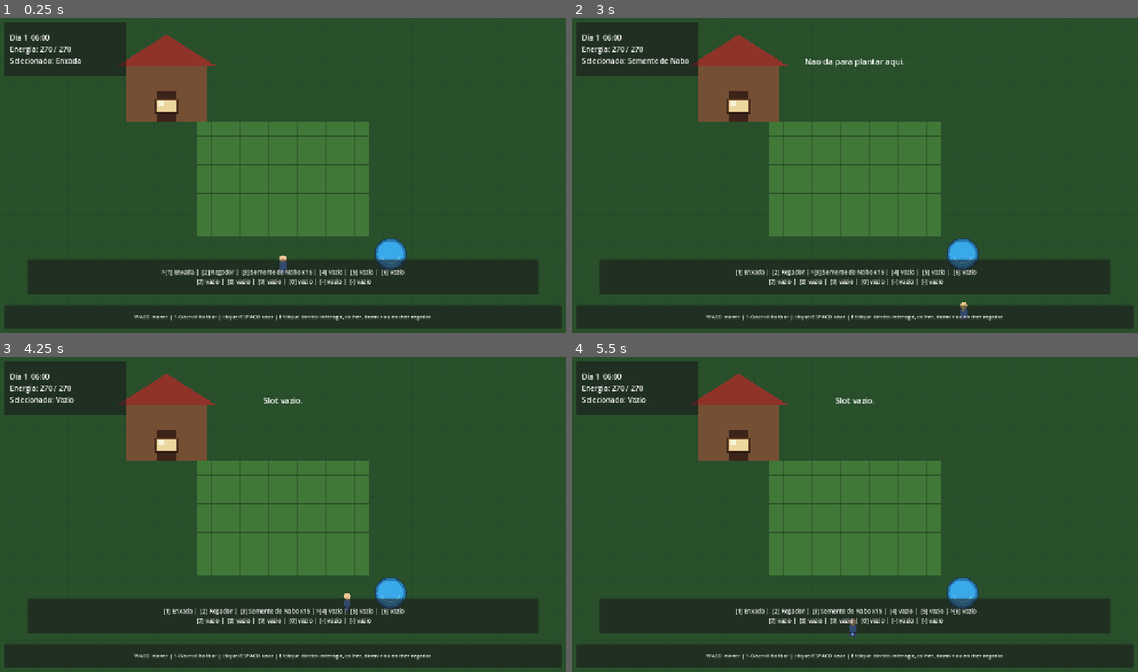
Above: before the commit, frames 1-4 (two rows, left to right).
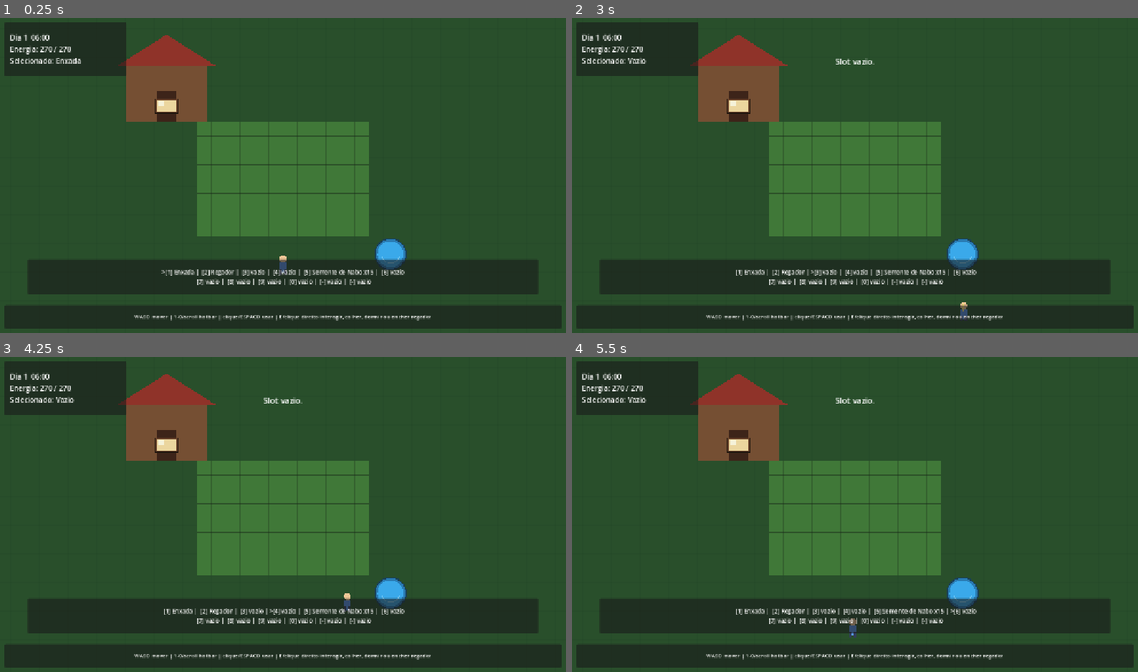
Above: after the commit, the same moments.

Repository: HelioConde/GameSlime
Game: Godot game, scene res://scenes/world/main.tscn
Two runs of this game, one before a commit and one after it. Both use one fixed random seed, a clock stepped at 60 frames per second and the inputs below.
Inputs (mouse positions are in pixels of both pictures, inside the frame that each line leads up to):
- Up to frame 1 (0.25 s): no input
- Up to frame 2 (3 s): tap Enter at 0.5 s; move the mouse to (979, 159) at 0.52 s; hold D 0.53-1.28 s; tap E at 0.6 s; click (979, 159) at 0.67 s; tap Space at 0.77, 1.52, 2.75 s; move the mouse to (741, 191) at 1.27 s; hold S 1.28-2.03 s; tap 1 at 1.35 s; move the mouse to (911, 106) at 2.02 s; hold D 2.03-2.78 s; tap 2 at 2.1 s; move the mouse to (826, 238) at 2.77 s; hold W from 2.78 s (still down); tap 3 at 2.85 s; click (826, 238) at 2.92 s
- Up to frame 3 (4.25 s): tap Space at 3.02, 3.77 s; tap Enter at 3.5 s; move the mouse to (452, 561) at 3.52 s; release W at 3.53 s; hold A from 3.53 s (still down); tap 4 at 3.6 s
- Up to frame 4 (5.5 s): move the mouse to (685, 467) at 4.27 s; tap 5 at 4.35 s; tap Space at 4.52 s; move the mouse to (883, 514) at 5.02 s; release A at 5.03 s; hold S from 5.03 s (still down); tap 6 at 5.1 s; click (883, 514) at 5.17 s

The runs differ from the first frame. In frame 1, 0.3% of the frame differs, in the area x 44-66%, y 79-82%; in frame 2, 0.6%, in the area x 9-66%, y 12-82%; in frame 3, 0.3%; in frame 4, 0.3%.

Commit message:
feat: gather trees rocks and collect physical drops

Diff:
--- a/scripts/entities/player/player_controller.gd
+++ b/scripts/entities/player/player_controller.gd
@@ -12,8 +12,12 @@
 @export_group("Starting Items")
 @export var starter_hoe_item: ItemDefinition
 @export var starter_watering_can_item: ItemDefinition
+@export var starter_axe_item: ItemDefinition
+@export var starter_pickaxe_item: ItemDefinition
 @export var starter_seed_item: ItemDefinition
 @export var starter_crop_item: ItemDefinition
+@export var wood_item: ItemDefinition
+@export var stone_item: ItemDefinition
 
 @onready var energy: EnergyComponent = $Energy
 @onready var tools: ToolController = $ToolController
@@ -55,6 +59,7 @@
 		_action_flash_time -= delta
 
 	move_and_slide()
+	_collect_nearby_drops()
 	queue_redraw()
 
 func _unhandled_input(event: InputEvent) -> void:
@@ -144,7 +149,10 @@
 	match stack.item.kind:
 		ItemDefinition.ItemKind.TOOL:
 			tools.select_tool(stack.item.tool_type)
-			tools.begin_charge()
+			if tools.is_chargeable_tool(stack.item.tool_type):
+				tools.begin_charge()
+			else:
+				_use_instant_tool(stack.item.tool_type)
 		ItemDefinition.ItemKind.SEED:
 			_plant_selected_seed(stack)
 		_:
@@ -170,7 +178,7 @@
 		feedback_requested.emit("Nenhum tile valido.")
 		return
 
-	var energy_cost := tools.get_energy_cost(stage)
+	var energy_cost := tools.get_energy_cost(stage, tool)
 	if not energy.can_spend(energy_cost):
 		feedback_requested.emit("Energia insuficiente.")
 		return
@@ -197,6 +205,61 @@
 		tools.spend_water(stage)
 
 	_flash_cells(cells)
+
+func _use_instant_tool(tool_type: int) -> void:
+	var target := _find_resource_target()
+	if target == null:
+		feedback_requested.emit("Nenhum recurso ao alcance.")
+		return
+
+	var energy_cost := tools.get_energy_cost(0, tool_type)
+	if not energy.can_spend(energy_cost):
+		feedback_requested.emit("Energia insuficiente.")
+		return
+
+	var level := tools.get_tool_level(tool_type)
+	var result := target.apply_tool_hit(tool_type, level)
+
+	if not bool(result.get("success", false)):
+		feedback_requested.emit(str(result.get("reason", "Nao foi possivel usar a ferramenta.")))
+		return
+
+	energy.spend(energy_cost)
+
+	var remaining := int(result.get("remaining_hits", 0))
+	if bool(result.get("depleted", false)):
+		feedback_requested.emit("Recurso quebrado!")
+	else:
+		feedback_requested.emit("Golpe acertou. Faltam %d." % remaining)
+
+func _find_resource_target() -> HarvestableResource:
+	var target_point := global_position + Vector2(facing) * 34.0
+	var best: HarvestableResource = null
+	var best_distance := 38.0
+
+	for node in get_tree().get_nodes_in_group("harvestable_resource"):
+		var resource := node as HarvestableResource
+		if resource == null:
+			continue
+
+		var distance := resource.global_position.distance_to(target_point)
+		if distance <= best_distance:
+			best = resource
+			best_distance = distance
+
+	return best
+
+func _collect_nearby_drops() -> void:
+	for node in get_tree().get_nodes_in_group("world_drop"):
+		var drop := node as ItemDrop
+		if drop == null or not drop.can_pickup(global_position):
+			continue
+
+		var collected := drop.try_collect(inventory)
+		if collected > 0:
+			var definition := inventory.get_definition(drop.item_id)
+			var item_name := definition.display_name if definition != null else str(drop.item_id)
+			feedback_requested.emit("Coletou %s x%d." % [item_name, collected])
 
 func _plant_selected_seed(stack: InventorySlotData) -> void:
 	if farm_field == null or stack.item.crop_to_plant == null:
@@ -275,8 +338,12 @@
 	var definitions: Array[ItemDefinition] = [
 		starter_hoe_item,
 		starter_watering_can_item,
+		starter_axe_item,
+		starter_pickaxe_item,
 		starter_seed_item,
 		starter_crop_item,
+		wood_item,
+		stone_item,
 	]
 
 	for definition in definitions:
@@ -286,8 +353,12 @@
 		inventory.seed_slot(0, starter_hoe_item, 1)
 	if starter_watering_can_item != null:
 		inventory.seed_slot(1, starter_watering_can_item, 1)
+	if starter_axe_item != null:
+		inventory.seed_slot(2, starter_axe_item, 1)
+	if starter_pickaxe_item != null:
+		inventory.seed_slot(3, starter_pickaxe_item, 1)
 	if starter_seed_item != null:
-		inventory.seed_slot(2, starter_seed_item, starting_seed_amount)
+		inventory.seed_slot(4, starter_seed_item, starting_seed_amount)
 
 func _sync_selected_item() -> void:
 	var stack := inventory.get_selected_stack()
@@ -387,9 +458,13 @@
 
 	if stack.item.kind == ItemDefinition.ItemKind.SEED:
 		preview_color = Color(0.55, 0.86, 0.32, 0.30)
-	elif stack.item.kind == ItemDefinition.ItemKind.TOOL and stack.item.tool_type == ToolController.ToolType.WATERING_CAN:
-		preview_color = Color(0.29, 0.69, 1.0, 0.30)
-	elif stack.item.kind != ItemDefinition.ItemKind.TOOL:
+	elif stack.item.kind == ItemDefinition.ItemKind.TOOL:
+		match stack.item.tool_type:
+			ToolController.ToolType.WATERING_CAN:
+				preview_color = Color(0.29, 0.69, 1.0, 0.30)
+			ToolController.ToolType.AXE, ToolController.ToolType.PICKAXE:
+				preview_color = Color(0.95, 0.72, 0.28, 0.24)
+	else:
 		return
 
 	for cell in get_target_cells():
